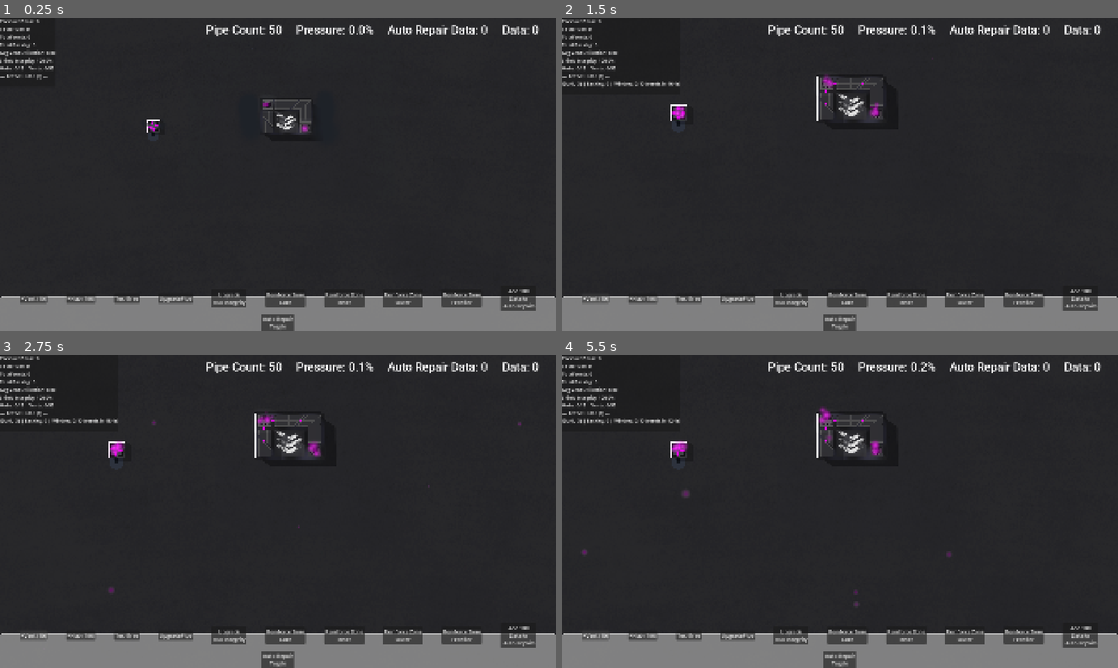
Above: before the commit, frames 1-4 (two rows, left to right).
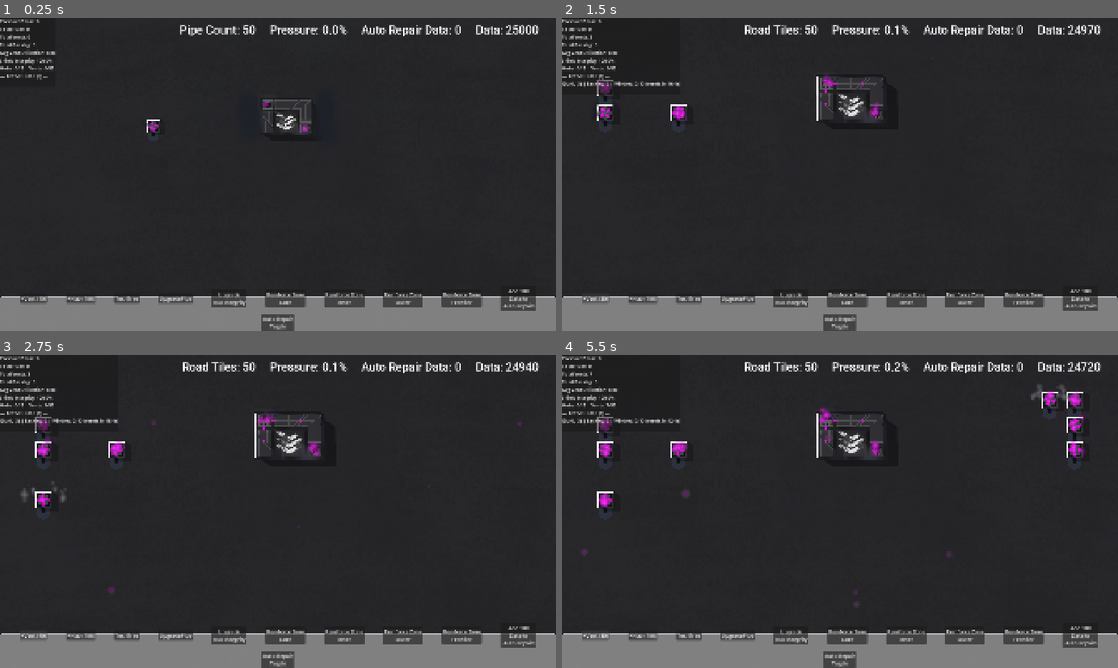
Above: after the commit, the same moments.

Repository: jravalani/helix_protocol_4
Game: Godot game, scene res://Scenes/main.tscn
The game is run twice, just before and just after one commit, with the same random seed, the same clock (stepped at 60 frames per second) and the same inputs.
Inputs:
- Up to frame 1 (0.25 s): no input
- Up to frame 2 (1.5 s): click "+Vent (10)" at 0.5 s; click "+Vent (10)" (after the commit: "+Vent (20)") at 1.25 s
- Up to frame 3 (2.75 s): click "+Vent (10)" (after the commit: "+Vent (30)") at 2 s
- Up to frame 4 (5.5 s): click "+Vent (10)" (after the commit: "+Vent (40)") at 2.75 s; click "+Vent (10)" (after the commit: "+Vent (50)") at 3.5 s; click "+Vent (10)" (after the commit: "+Vent (60)") at 4.25 s; click "+Vent (10)" (after the commit: "+Vent (70)") at 5 s

The runs differ from the first frame. In frame 1, 1.1% of the frame differs, in the area x 32-96%, y 2-6%; in frame 2, 1.4%; in frame 3, 1.6%; in frame 4, 2.1%, in the area x 4-96%, y 2-91%.

Commit message:
camera, map changes
increased map size to accommodate new playstyles.

Diff:
--- a/Globals/game_data.gd
+++ b/Globals/game_data.gd
@@ -93,7 +93,7 @@
 ## ECONOMY & PROGRESSION
 ## =============================================================================
 
-var total_data: int = 0
+var total_data: int = 25000
 var score_to_next_reward: int = 50
 
 ## =============================================================================
@@ -410,11 +410,11 @@
 func get_zone_for_cell(cell: Vector2i) -> Zone:
 	var distance = Vector2(cell).distance_to(Vector2(rocket_cell))
 
-	if distance < 5:
+	if distance < 11:
 		return Zone.CORE
-	elif distance < 10:
+	elif distance < 14:
 		return Zone.INNER
-	elif distance < 15:
+	elif distance < 18:
 		return Zone.OUTER
 	else:
 		return Zone.FRONTIER
--- a/Globals/resource_manager.gd
+++ b/Globals/resource_manager.gd
@@ -176,13 +176,8 @@
 	GameData.current_hub_count += 1
 	resources_updated.emit(GameData.current_pipe_count, GameData.total_data, GameData.data_reserve_for_auto_repairs)
 
-	var director = get_node_or_null("/root/Main/Director")
-	if director:
-		director.request_hub_spawn()
-		return true
-
-	print("Director not found.")
-	return false
+	SignalBus.spawn_hub_requested.emit()
+	return true
 
 func spawn_vent() -> bool:
 	if GameData.current_vent_count >= GameData.MAX_VENTS:
@@ -198,13 +193,9 @@
 	GameData.current_vent_count += 1
 	resources_updated.emit(GameData.current_pipe_count, GameData.total_data, GameData.data_reserve_for_auto_repairs)
 
-	var director = get_node_or_null("/root/Main/Director")
-	if director:
-		director.request_vent_spawn()
-		return true
-
-	print("Director not found.")
-	return false
+	SignalBus.spawn_vent_requested.emit()
+	return true
+
 #endregion
 func upgrade_rocket_phase() -> bool:
 	var next_phase = GameData.current_rocket_phase + 1
@@ -220,15 +211,6 @@
 		GameData.total_data -= cost
 		GameData.current_rocket_phase = next_phase
 
-		# handle all the upgrades here.
-		# handle all the upgrades here.
-	var director = get_node_or_null("/root/Main/Director")
-	if director:
-		match next_phase:
-			1: director.unlock_zone(GameData.Zone.INNER)
-			2: director.unlock_zone(GameData.Zone.OUTER)
-			3: director.unlock_zone(GameData.Zone.FRONTIER)
-
 		resources_updated.emit(GameData.current_pipe_count, GameData.total_data, GameData.data_reserve_for_auto_repairs) # Notify UI
 
 		SignalBus.rocket_segment_purchased.emit(GameData.current_rocket_phase)
--- a/Globals/signal_bus.gd
+++ b/Globals/signal_bus.gd
@@ -1,6 +1,10 @@
 extends Node
 
 signal map_changed
+
+signal spawn_hub_requested
+
+signal spawn_vent_requested
 
 signal car_returned_home
 
--- a/Scenes/main.tscn
+++ b/Scenes/main.tscn
@@ -35,6 +35,7 @@
 z_index = -10
 
 [node name="Background" type="Sprite2D" parent="." unique_id=42502156]
+scale = Vector2(1.1, 1.1)
 texture = ExtResource("1_d1ilt")
 
 [node name="RoadBuilder" parent="." unique_id=91564763 instance=ExtResource("2_8gbba")]
--- a/Scenes/rocket.tscn
+++ b/Scenes/rocket.tscn
@@ -97,6 +97,5 @@
 position = Vector2(0, 96)
 
 [node name="CollisionShape2D" type="CollisionShape2D" parent="." unique_id=871883852]
-visible = false
 position = Vector2(128, 128)
 shape = SubResource("RectangleShape2D_kvp10")
--- a/Scripts/camera_2d.gd
+++ b/Scripts/camera_2d.gd
@@ -12,6 +12,7 @@
 	increase_camera_bounds(GameData.current_map_size)
 
 func increase_camera_bounds(new_map_size: Rect2i) -> void:
+	print("Camera received new map size: ", new_map_size)
 	# --- FIXED LINE BELOW ---
 	# We "grab" the screen size right when we need it
 	var viewport_size = get_viewport_rect().size
--- a/Scripts/director_2.gd
+++ b/Scripts/director_2.gd
@@ -67,7 +67,7 @@
 ## Outer unlocks on Rocket Segment 1.
 ## Frontier unlocks on Rocket Segment 3.
 
-var unlocked_zones: Array[GameData.Zone] = [GameData.Zone.CORE, GameData.Zone.INNER]
+var unlocked_zones: Array[GameData.Zone] = [GameData.Zone.CORE]
 
 ## =============================================================================
 ## CAMERA & VIEWPORT
@@ -89,12 +89,21 @@
 var degradation_rate: float = 0.0
 func _ready() -> void:
 	await get_tree().process_frame
-
 	screen_center = camera_2d.get_screen_center_position()
 	get_camera_bounds()
 	spawn_rocket()
 	spawn_initial_colony()
 	print("Current Map Size is ", GameData.current_map_size, " from ready function.")
+	SignalBus.rocket_segment_purchased.connect(_on_rocket_segment_purchased)
+	SignalBus.spawn_hub_requested.connect(request_hub_spawn)
+	SignalBus.spawn_vent_requested.connect(request_vent_spawn)
+
+func _on_rocket_segment_purchased(phase: int) -> void:
+	print("Director received rocket_segment_purchased: ", phase)
+	match phase:
+		1: unlock_zone(GameData.Zone.INNER)
+		2: unlock_zone(GameData.Zone.OUTER)
+		3: unlock_zone(GameData.Zone.FRONTIER)
 
 func _process(delta: float) -> void:
 	# Pressure system
@@ -195,7 +204,7 @@
 	if zone not in unlocked_zones:
 		unlocked_zones.append(zone)
 		GameData.increase_map_size()
-		print("Director: Zone unlocked — ", zone)
+		print("Map size after increase: ", GameData.current_map_size)
 		SignalBus.zone_unlocked.emit(zone)
 
 #endregion
@@ -471,7 +480,7 @@
 	"""
 	# First we spawn a hub using the new scoring system
 	var scored_tiles = []
-	var candidate_tiles = calculate_candidate_tiles(screen_center, 3, 8, hub_size, 1)
+	var candidate_tiles = calculate_candidate_tiles(screen_center, 3, 12, hub_size, 1)
 
 	print("Initial hub candidates found: ", candidate_tiles.size())
 
--- a/Scripts/input_manager.gd
+++ b/Scripts/input_manager.gd
@@ -56,13 +56,12 @@
 func _is_in_playable_bounds(tile: Vector2i) -> bool:
 	var bounds = GameData.current_map_size
 	var playable = Rect2i(
-		bounds.position.x + 1,
-		bounds.position.y + 2,
-		bounds.size.x - 2,
-		bounds.size.y - 4
+		bounds.position.x,
+		bounds.position.y + 1,
+		bounds.size.x,
+		bounds.size.y - 3
 	)
 	return playable.has_point(tile)
-
 
 func _unhandled_input(event: InputEvent) -> void:
 	if event is InputEventMouseButton and event.is_pressed():
